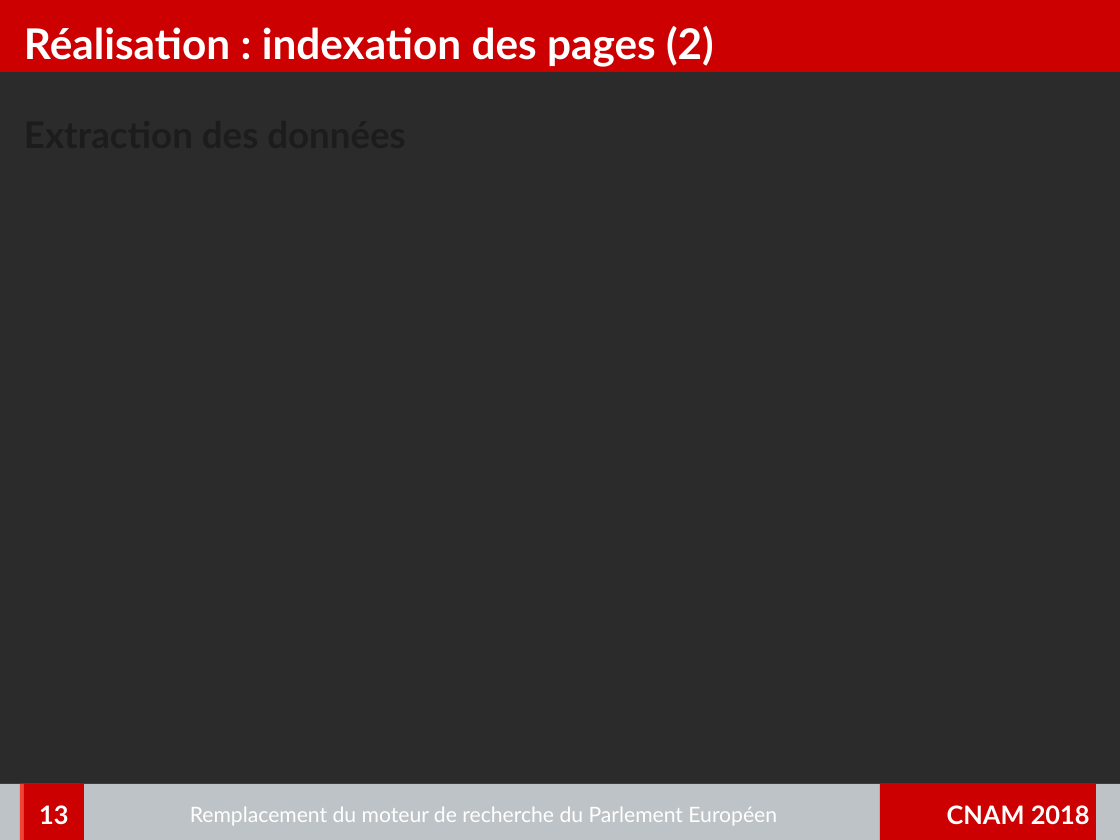
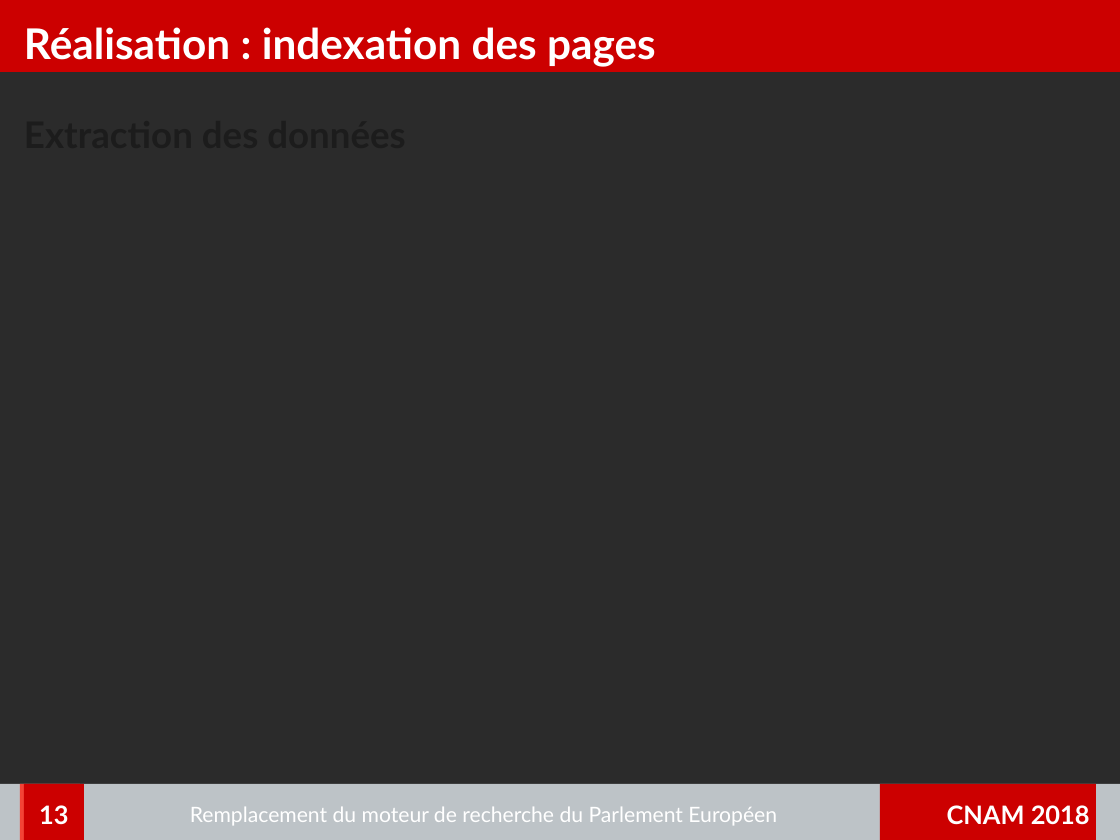
Before and after one commit to charleshuber/4tfront, a slide deck: slide 13 of memoire/presentation/memoire_presentation.odp. Drawn at 1120x840 pixels with LibreOffice and Linux fonts; fonts in the diff are those of the drawing; background and template pictures are left out; a plain dark background stands for a picture behind light text. Boxes give left, top, right and bottom in pixels: in the first picture for what was removed or moved away, otherwise in the second. Text is boxed around its words. In the diff, an @@ line names an element or a change of style, - is before the commit and + after.

```diff
--- a/memoire/presentation/memoire_presentation.odp
+++ b/memoire/presentation/memoire_presentation.odp
@@ title at box(24, 27, 656, 67): text changed @@
-Réalisation : indexation des pages (2)
+Réalisation : indexation des pages
```
Also in this commit, not shown: 5 other slides changed, 1 slide added, 1 slide removed, 5 other files.
